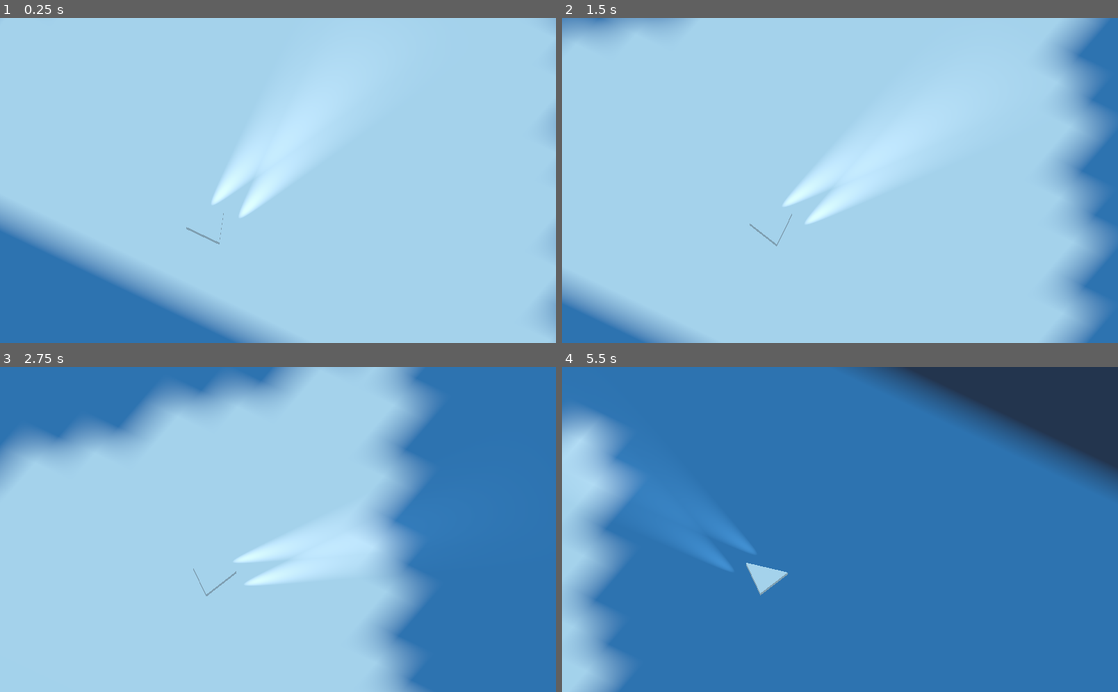
Above: before the commit, frames 1-4 (two rows, left to right).
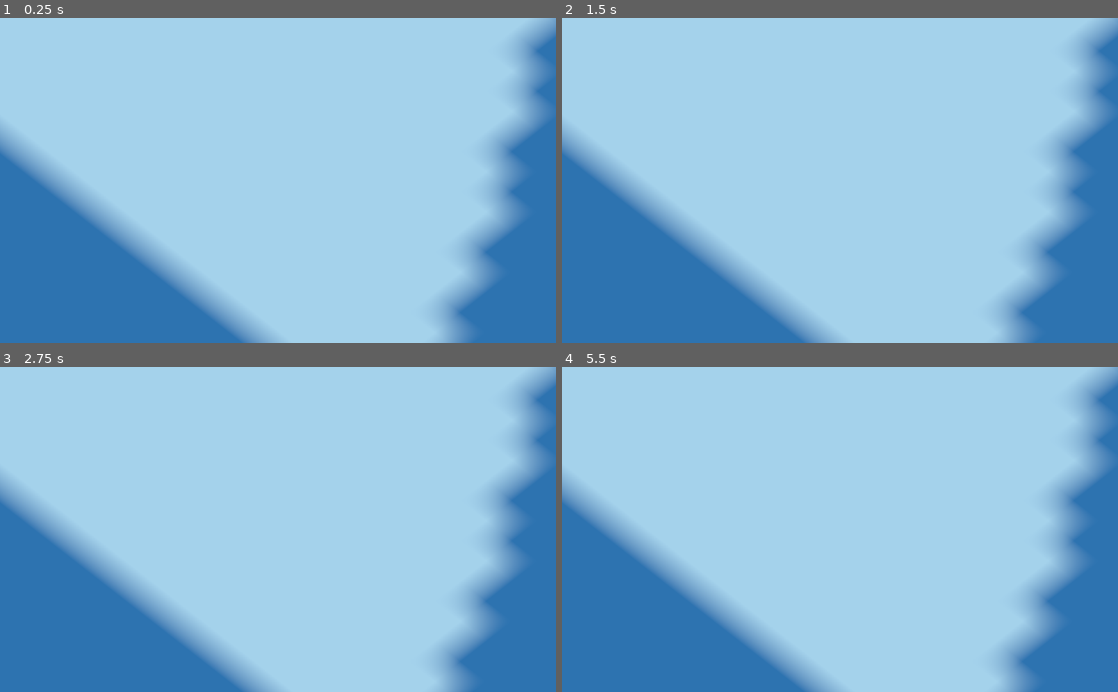
Above: after the commit, the same moments.

Repository: nheeb/dreamanddrive
Game: Godot game, scene res://Logic/World.tscn
The game is run twice, just before and just after one commit, with the same random seed, the same clock (stepped at 60 frames per second) and the same inputs. The engine's default icon, where the game draws it, is replaced by a stand-in: a white triangle on a blue panel in a dark square.
Inputs:
- Up to frame 1 (0.25 s): no input
- Up to frame 2 (1.5 s): hold D (steer_right) 0.53-1.28 s; hold A (steer_left) from 1.28 s (still down)
- Up to frame 3 (2.75 s): release A (steer_left) at 2.03 s; hold D (steer_right) from 2.03 s (still down)
- Up to frame 4 (5.5 s): release D (steer_right) at 3.53 s; hold A (steer_left) from 3.53 s (still down)

The runs differ from the first frame. In frame 1, 23% of the frame differs, in the area x 0-100%, y 0-100%; in frame 2, 28%; in frame 3, 51%; in frame 4, 83%.

Commit message:
car fixing in progress

Diff:
--- a/Logic/Car.gd
+++ b/Logic/Car.gd
@@ -1,20 +1,71 @@
 extends KinematicBody
 
-const MAX_SPEED = 3.0
-const ACCELERATION = 1.0
-const TURN_SPEED = 100.0
 
-var speed := 0.0
-var direction := Vector3.FORWARD
+var steering_angle = 15
+var steer_speed := 1.0
 
-func _ready():
+var acceleration := Vector3.ZERO
+var velocity := Vector3.ZERO
+var steer_angle := 0
+
+var engine := 800
+var friction := -0.9
+var drag := -0.0015
+
+func _physics_process(delta):
+	acceleration = Vector3.ZERO
+	get_input(delta)
+	acceleration = -global_transform.basis.z.normalized() * engine * delta
+	apply_friction()
+	velocity += acceleration
+	calculate_steering()
+	velocity = move_and_slide(velocity)
+
+func get_input(delta):
+	var turn : float = Input.get_action_strength("steer_left") - Input.get_action_strength("steer_right")
+	var steer_angle_target: float = turn * deg2rad(steering_angle)
+	var steer_movement : float = min(abs(steer_angle - steer_angle_target), abs(steer_speed * delta))
+	steer_angle += sign(turn) * steer_movement
+
+func apply_friction():
 	pass
 
-func _physics_process(delta):
-	if speed < MAX_SPEED:
-		speed += ACCELERATION * delta
-
-	direction = direction.rotated(Vector3.UP, deg2rad(TURN_SPEED * (speed/MAX_SPEED) * delta * (Input.get_action_strength("steer_left") - Input.get_action_strength("steer_right"))))
-	$Model.look_at(to_global(direction), Vector3.UP)
-
-	move_and_slide(direction.normalized() * speed, Vector3.UP)
+func calculate_steering():
+	pass
+#
+#func _physics_process(delta):
+#	acceleration = Vector3.ZERO
+#	get_input(delta)
+#
+#	apply_friction(delta)
+#	velocity += acceleration
+#	calculate_steering(delta)
+#
+#	print(velocity)
+#	print(velocity * delta)
+#	velocity = move_and_slide(velocity * delta)
+#
+#func get_input(delta):
+#	var turn : float = Input.get_action_strength("steer_left") - Input.get_action_strength("steer_right")
+#	steer_angle = turn * deg2rad(steering_angle)
+#	acceleration = -global_transform.basis.z.normalized() * engine * delta
+#
+#func calculate_steering(delta):
+#	var back_wheel : Vector3 = $"%BackWheelBase".global_translation
+#	var front_wheel : Vector3 = $"%FrontWheelBase".global_translation
+#	back_wheel += velocity * delta
+#	front_wheel += velocity.rotated(Vector3.UP, steer_angle) * delta
+#	var new_heading = (front_wheel - back_wheel).normalized()
+#	velocity = new_heading * velocity.length()
+#	var angle := Vector2(new_heading.x, new_heading.z).angle_to(Vector2.UP)
+#	global_rotation.y = angle
+#
+#func apply_friction(delta):
+#	if velocity.length() < .01:
+#		velocity = Vector3.ZERO
+#	var friction_force = velocity * friction
+#	var drag_force = velocity * velocity.length() * drag
+#	if velocity.length() < .3:
+#		friction_force *= 3
+#
+#	acceleration += delta * (drag_force + friction_force)
--- a/Logic/Car.tscn
+++ b/Logic/Car.tscn
@@ -4,7 +4,7 @@
 
 [sub_resource type="CapsuleShape" id=2]
 
-[sub_resource type="PrismMesh" id=1]
+[sub_resource type="CapsuleMesh" id=3]
 
 [node name="Car" type="KinematicBody"]
 script = ExtResource( 1 )
@@ -13,27 +13,39 @@
 transform = Transform( 0.220567, 0, 0, 0, 0.220567, 0, 0, 0, 0.220567, 0, 0, 0 )
 shape = SubResource( 2 )
 
-[node name="Camera" type="Camera" parent="."]
-transform = Transform( 0.84186, -0.399987, 0.36233, 0, 0.671358, 0.741133, -0.539697, -0.62393, 0.565189, 2.722, 4.974, 2.534 )
-projection = 1
-current = true
-size = 4.215
-
 [node name="Model" type="Spatial" parent="."]
 
 [node name="MeshInstance" type="MeshInstance" parent="Model"]
-transform = Transform( 0.254707, 0, 0, 0, -1.78187e-09, 0.0407645, 0, -0.254707, -1.11336e-08, 0, 0, -0.157508 )
-mesh = SubResource( 1 )
+transform = Transform( 0.10579, 0, 0, 0, -1.78187e-09, 0.0407645, 0, -0.254707, -1.11336e-08, 0, 0.0969322, 0.00822127 )
+mesh = SubResource( 3 )
 skeleton = NodePath("../..")
 
+[node name="MeshInstance2" type="MeshInstance" parent="Model/MeshInstance"]
+transform = Transform( 1, 0, 0, 0, 0.15662, -3.68653e-08, 0, -3.68652e-08, 1, 0, 0.576521, -1.6243 )
+mesh = SubResource( 3 )
+skeleton = NodePath("../../..")
+
+[node name="MeshInstance3" type="MeshInstance" parent="Model/MeshInstance"]
+transform = Transform( 1, 0, 0, 0, 0.15662, -3.68653e-08, 0, -3.68652e-08, 1, 0, -0.669446, -1.6243 )
+mesh = SubResource( 3 )
+skeleton = NodePath("../../..")
+
 [node name="SpotLight" type="SpotLight" parent="Model"]
-transform = Transform( 1, 0, 0, 0, 1, 0, 0, 0, 1, -0.199586, 0.0615809, -0.170345 )
+transform = Transform( 1, 0, 0, 0, 1, 0, 0, 0, 1, -0.132179, 0.0615809, -0.170345 )
 light_energy = 3.0
 spot_range = 4.8058
 spot_angle = 13.5376
 
 [node name="SpotLight2" type="SpotLight" parent="Model"]
-transform = Transform( 1, 0, 0, 0, 1, 0, 0, 0, 1, 0.223319, 0.0615809, -0.170345 )
+transform = Transform( 1, 0, 0, 0, 1, 0, 0, 0, 1, 0.104854, 0.0615809, -0.170345 )
 light_energy = 3.0
 spot_range = 4.8058
 spot_angle = 13.5376
+
+[node name="FrontWheelBase" type="Spatial" parent="Model"]
+unique_name_in_owner = true
+transform = Transform( 1, 0, 0, 0, 1, 0, 0, 0, 1, 0, 0, -0.140534 )
+
+[node name="BackWheelBase" type="Spatial" parent="Model"]
+unique_name_in_owner = true
+transform = Transform( 1, 0, 0, 0, 1, 0, 0, 0, 1, 0, 0, 0.182509 )
--- a/Logic/World.tscn
+++ b/Logic/World.tscn
@@ -16,3 +16,8 @@
 material/0 = SubResource( 2 )
 
 [node name="Car" parent="." instance=ExtResource( 2 )]
+
+[node name="Camera" type="Camera" parent="."]
+transform = Transform( 0.707107, -0.552449, 0.441362, 0, 0.62418, 0.781281, -0.707107, -0.552449, 0.441362, 4.42386, 6.17164, 2.23262 )
+projection = 1
+size = 5.0
